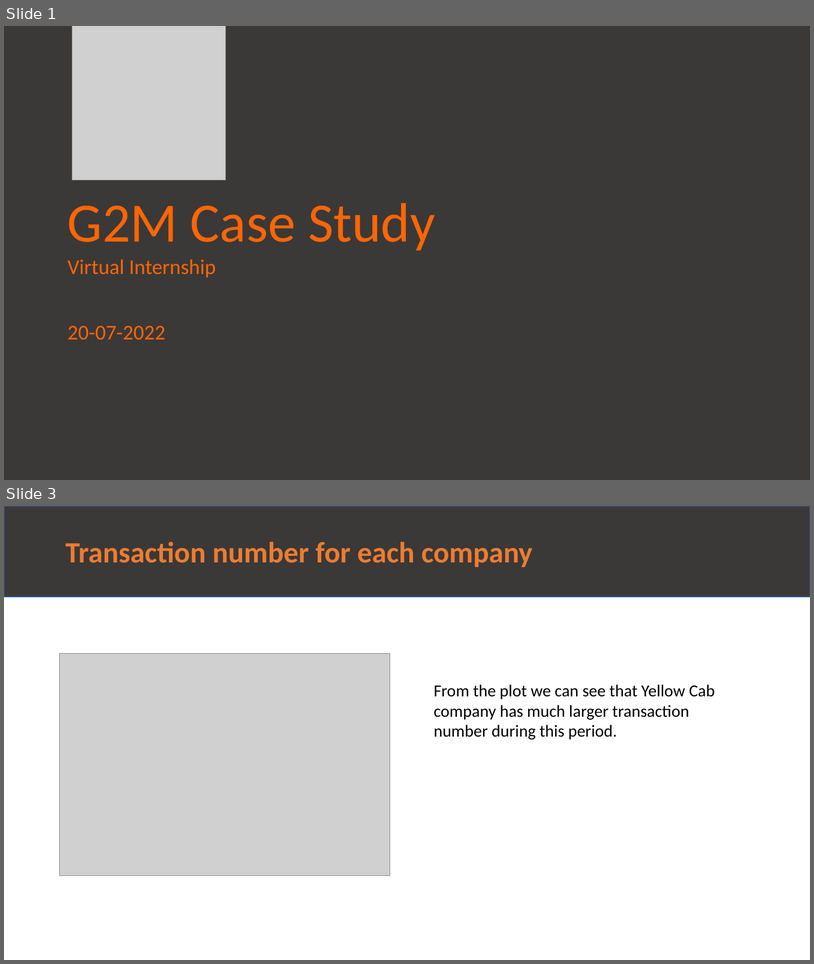
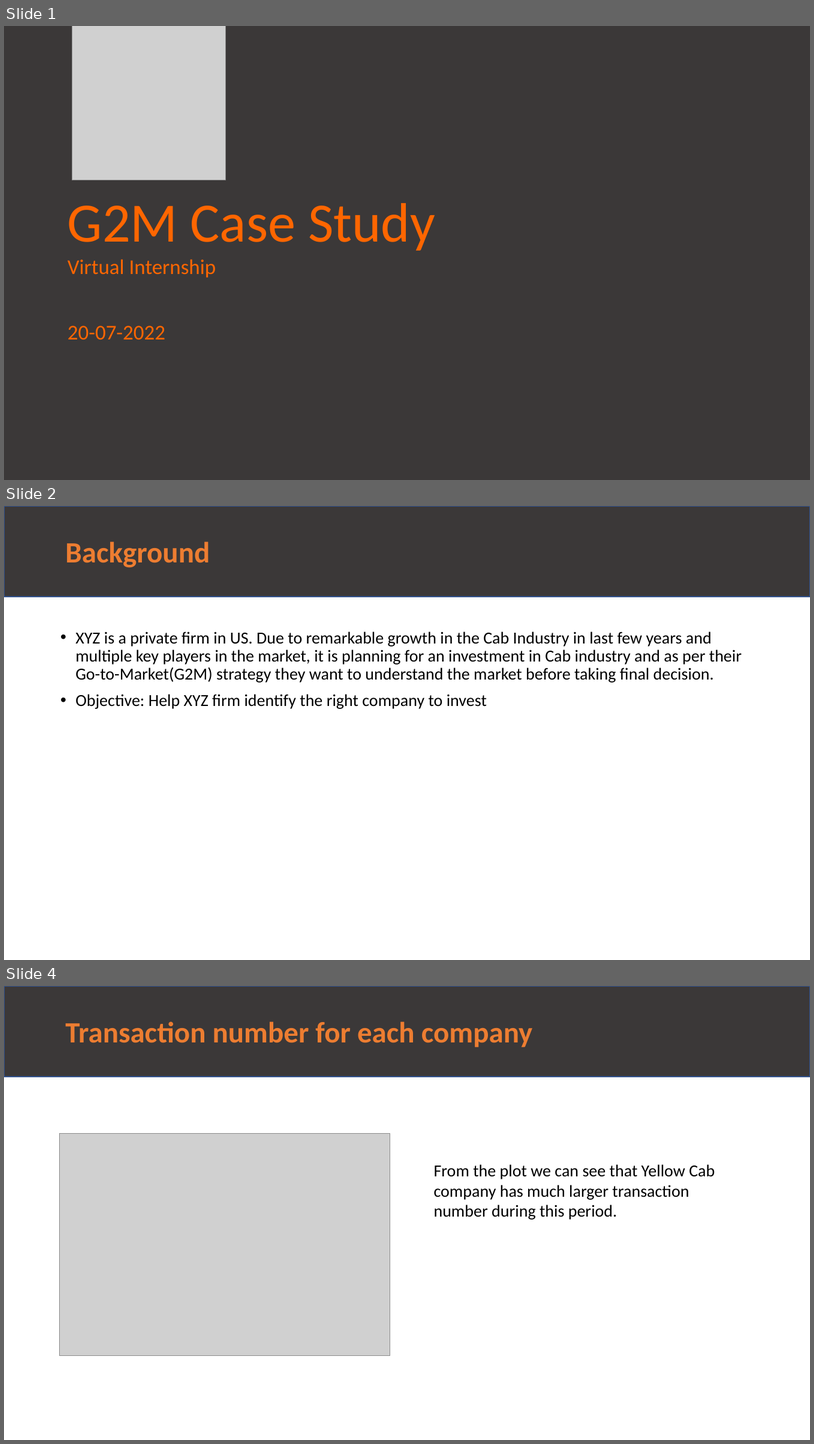
Before and after one commit to Jilin326/DataSets, a slide deck: DataGlacierPresentation.pptx. Shown one above the other, each under a label of ours: slides 1 and 3 before the commit, slides 1, 2 and 4 after it; the slides between them are not shown. The pictures are 814x964 and 814x1444 pixels, drawn with LibreOffice and Linux fonts; fonts in the diff are those of the drawing; grey boxes stand for pictures. Boxes give left, top, right and bottom in pixels: in the first picture for what was removed or moved away, otherwise in the second. Text is boxed around its words. In the diff, an @@ line names an element or a change of style, - is before the commit and + after.

```diff
--- a/DataGlacierPresentation.pptx
+++ b/DataGlacierPresentation.pptx
@@ slide 2 added at (4, 506, 810, 960), background #FFFFFF @@
@@ rectangle added at (4, 506, 810, 597), fill #3B3838, outline #325491 1 pt @@
@@ title added at (65, 541, 210, 568), 35 pt, text #ED7D31, bold @@
+Background
@@ text added at (75, 631, 742, 709), 20 pt, text #000000 @@
+• XYZ is a private firm in US. Due to remarkable growth in the Cab Industry in last few years and multiple key players in the market, it is planning for an investment in Cab industry and as per their Go-to-Market(G2M) strategy they want to understand the market before taking final decision.
+• Objective: Help XYZ firm identify the right company to invest
@@ what was slide 3 is now slide 4 @@
```
Also in this commit, not shown: 6 slides changed, 6 other files.
